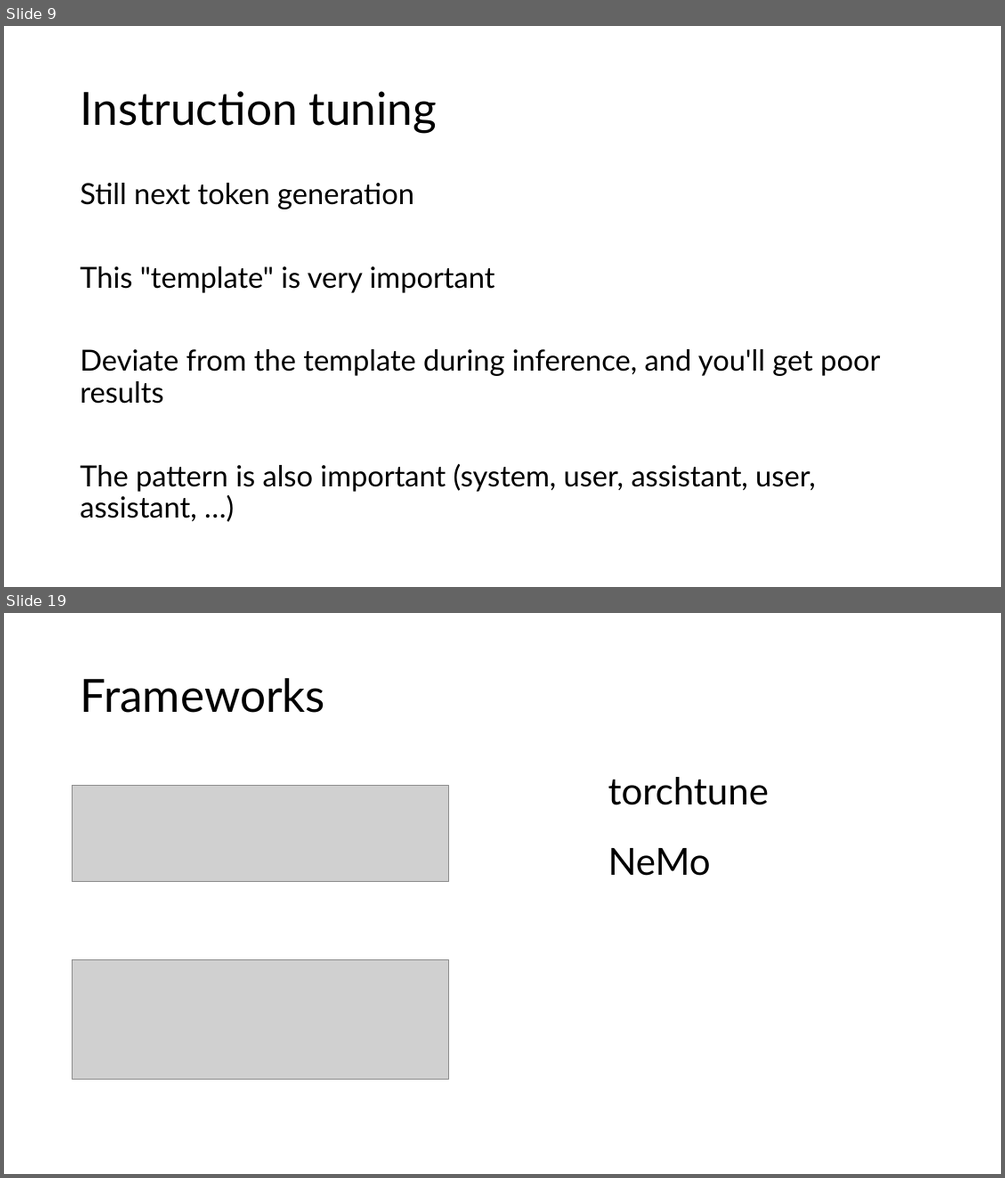
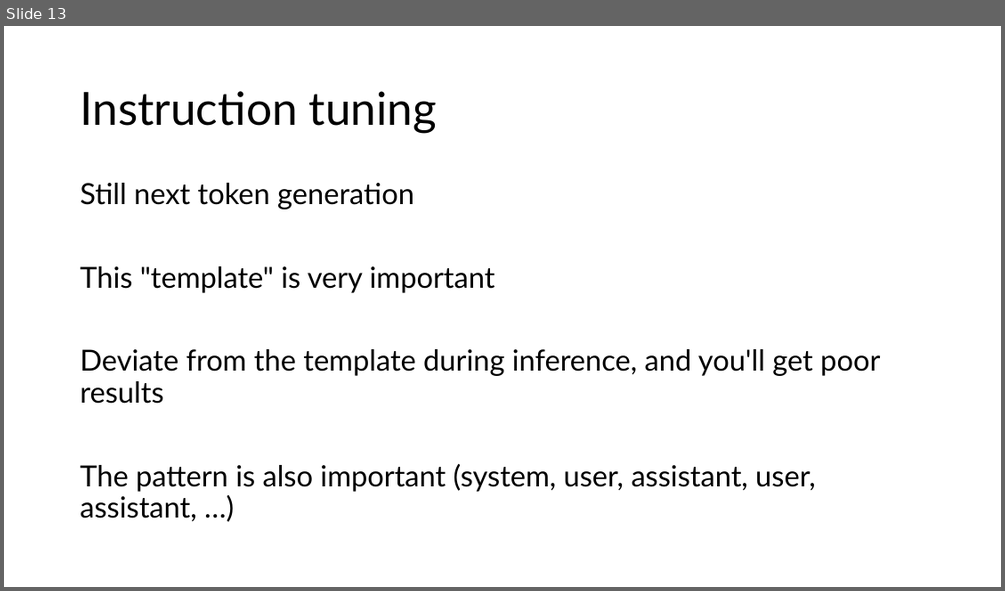
Before and after one commit to acceleratescience/large-language-models, a slide deck: slides/7-finetuning.pptx. Shown one above the other, each under a label of ours: slides 9 and 19 before the commit, slide 13 after it; the slides between them are not shown. The pictures are 1005x1178 and 1005x591 pixels, drawn with LibreOffice and Linux fonts; fonts in the diff are those of the drawing; grey boxes stand for pictures. Boxes give left, top, right and bottom in pixels: in the first picture for what was removed or moved away, otherwise in the second. Text is boxed around its words. In the diff, an @@ line names an element or a change of style, - is before the commit and + after.

```diff
--- a/slides/7-finetuning.pptx
+++ b/slides/7-finetuning.pptx
@@ slide 19 removed at (x1=4, y1=613, x2=1001, y2=1174), background #FFFFFF @@
@@ title removed at (x1=80, y1=678, x2=325, y2=713) @@
-Frameworks
@@ picture removed at (x1=72, y1=786, x2=449, y2=882) @@
@@ text removed at (x1=608, y1=777, x2=769, y2=805) @@
-torchtune
@@ text removed at (x1=608, y1=848, x2=711, y2=876) @@
-NeMo
@@ picture removed at (x1=72, y1=959, x2=449, y2=1078) @@
@@ what was slide 9 is now slide 13 @@
```
Also in this commit, not shown: 4 slides changed, 10 slides added, 14 other slides removed.
